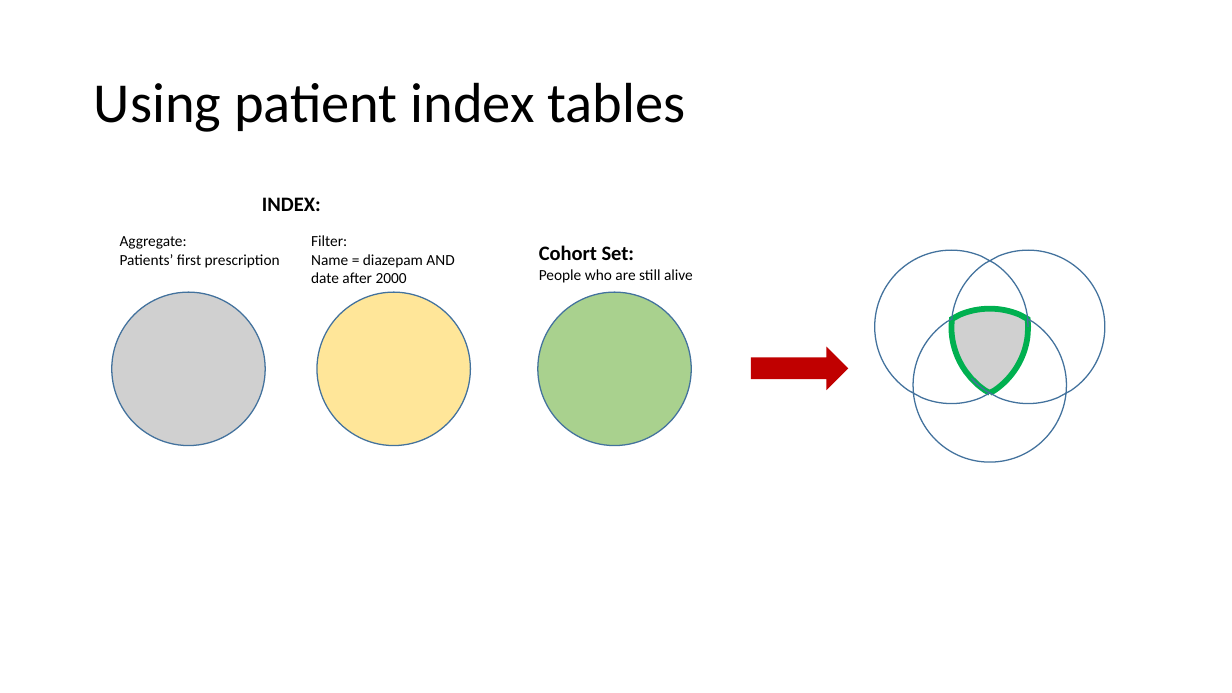
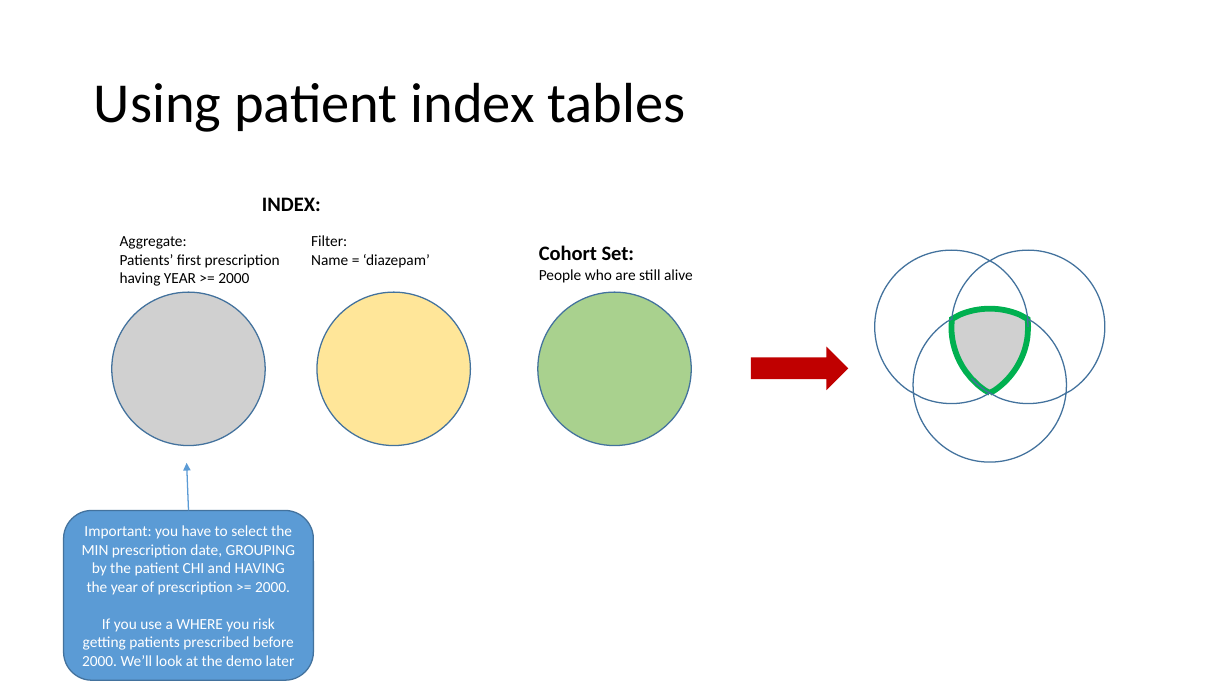
Before and after one commit to HicServices/RDMP, a slide deck: slide 16 of Documentation/Training/CohortBuilder.pptx. Drawn at 1232x693 pixels with LibreOffice and Linux fonts; fonts in the diff are those of the drawing; grey boxes stand for pictures. Boxes give left, top, right and bottom in pixels: in the first picture for what was removed or moved away, otherwise in the second. Text is boxed around its words. In the diff, an @@ line names an element or a change of style, - is before the commit and + after.

```diff
--- a/Documentation/Training/CohortBuilder.pptx
+++ b/Documentation/Training/CohortBuilder.pptx
@@ text at [120, 254, 280, 286]: text changed @@
-Patients’ first prescription
+Patients’ first prescription having YEAR >= 2000
@@ text at [311, 254, 430, 268]: text changed @@
-Name = diazepam AND date after 2000
+Name = ‘diazepam’
@@ arrow added from (189, 510) to (187, 463), #5B9BD5 1 pt @@
@@ rounded rectangle added at [64, 510, 313, 680], fill #5B9BD5, outline #43739E 1 pt, 12 pt, text #FFFFFF @@
+Important: you have to select the MIN prescription date, GROUPING by the patient CHI and HAVING the year of prescription >= 2000.
+If you use a WHERE you risk getting patients prescribed before 2000. We’ll look at the demo later
```
Also in this commit, not shown: 1 other slide changed, 1 slide added.
